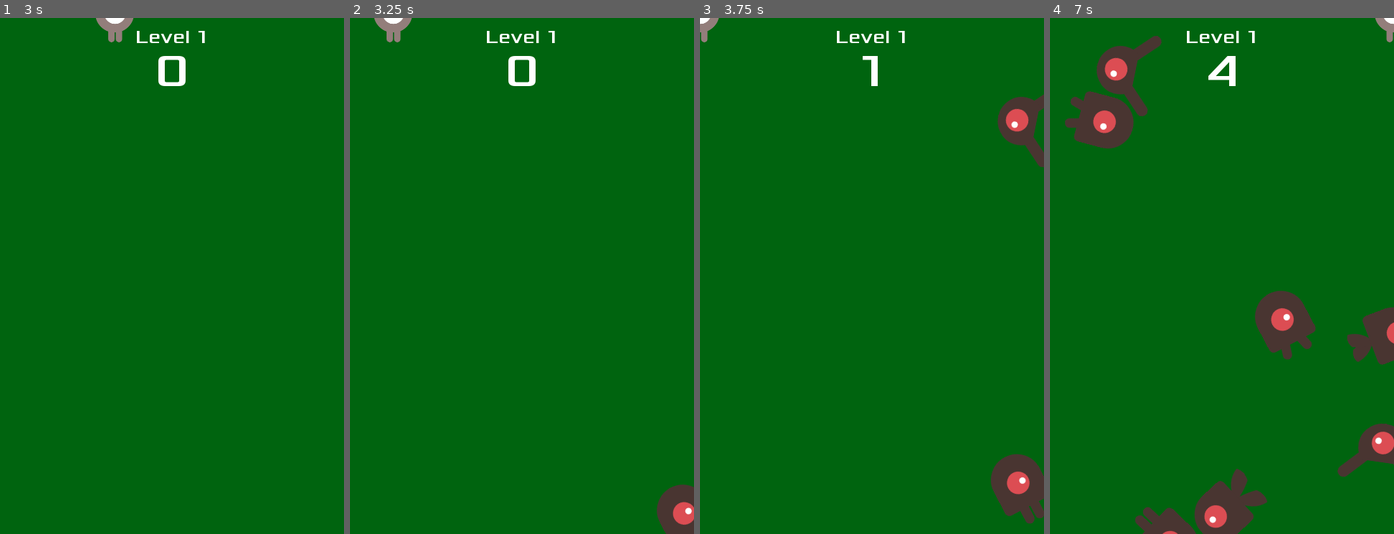
Above: before the commit, frames 1-4 (left to right).
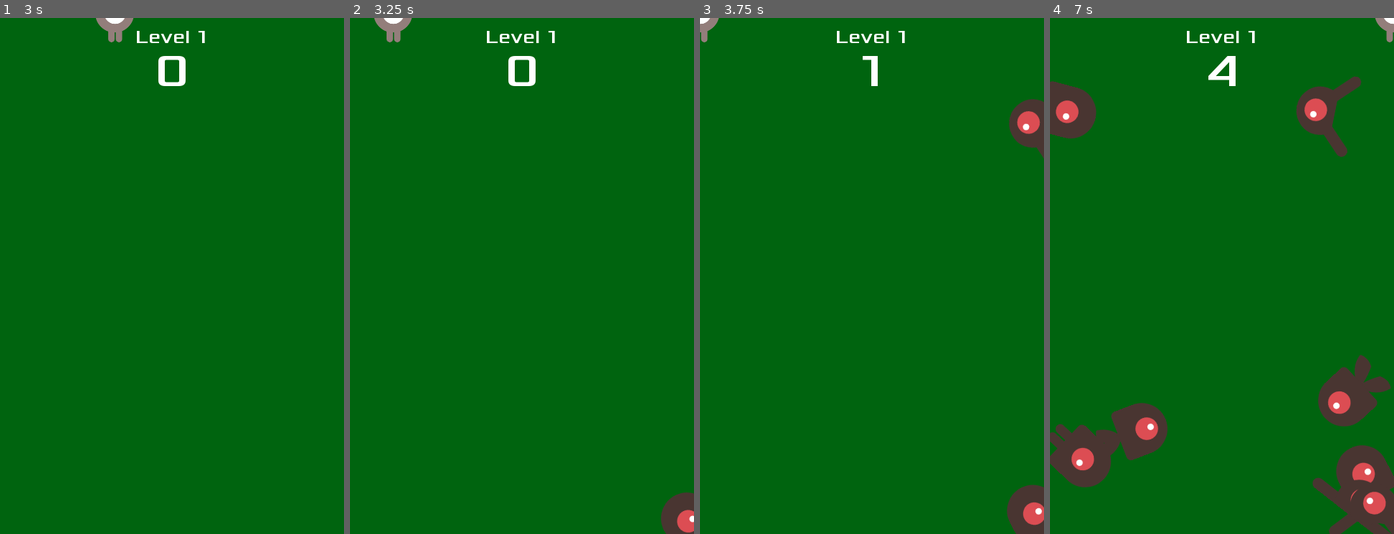
Above: after the commit, the same moments.

Repository: Autotren/dodge
Game: Godot game, scene res://Main.tscn
Two runs of this game, one before a commit and one after it. Both use one fixed random seed, a clock stepped at 60 frames per second and the inputs below.
Inputs:
- Up to frame 1 (3 s): click "START" at 0.5 s; tap Enter at 1.25 s; hold Up (ui_up) 1.28-2.78 s; hold Left (ui_left) from 2.78 s (still down)
- Up to frame 2 (3.25 s): keep holding Left (ui_left)
- Up to frame 3 (3.75 s): keep holding Left (ui_left)
- Up to frame 4 (7 s): release Left (ui_left) at 4.28 s; hold Down (ui_down) 4.28-5.03 s; hold Right (ui_right) 5.03-5.78 s; hold Up (ui_up) 5.78-6.53 s; hold Right (ui_right) from 6.53 s (still down)

Frame 1 is identical in both runs. In frame 2, 0.5% of the frame differs, in the area x 89-100%, y 90-100%; in frame 3, 2.4%; in frame 4, 17%, in the area x 0-100%, y 3-100%.

Commit message:
Implementados niveles

Diff:
--- a/HUD.gd
+++ b/HUD.gd
@@ -1,9 +1,8 @@
 extends CanvasLayer
 
 export var level = 1
-export var scr = 0
 signal start_game
-signal change_level
+
 
 func show_message(text):
 	$Message.text = text
@@ -22,8 +21,8 @@
 	$StartButton.show()
 
 func update_score(score):
-	scr = (score - (level-1)*5)
 	$ScoreLabel.text = str(score)
+	$LevelLabel.text = "Level " + str(get_parent().level)
 
 func _on_StartButton_pressed():
 	$StartButton.hide()
@@ -35,9 +34,8 @@
 func _on_MessageTimer_timeout():
 	$Message.hide()
 
-func _process(delta):
-	if scr == 5:
-		level = level + 1
-		$LevelLabel.text = "Level " + str(level)
-		scr = 0
-		emit_signal("change_level")
+
+
+
+func _on_LevelTimer_timeout():
+	pass # Replace with function body.
--- a/Main.gd
+++ b/Main.gd
@@ -1,7 +1,12 @@
 extends Node
+
+signal change_level
 
 export (PackedScene) var Mob
 var score
+var level
+var min_speed
+var max_speed
 
 func _ready():
 	randomize()
@@ -20,6 +25,7 @@
 	get_tree().call_group("mobs", "queue_free")
 	$Music.stop()
 	$DeathSound.play()
+	$LevelTimer.stop()
 
 func new_game():
 	score = 0
@@ -28,10 +34,14 @@
 	$HUD.update_score(score)
 	$HUD.show_message("Get Ready")
 	$Music.play()
+	level = 1
+	min_speed = 25
+	max_speed = 50
 
 func _on_StartTimer_timeout():
 	$MobTimer.start()
 	$ScoreTimer.start()
+	$LevelTimer.start()
 
 func _on_ScoreTimer_timeout():
 	score += 1
@@ -51,8 +61,16 @@
 	direction += rand_range(-PI / 4, PI / 4)
 	mob.rotation = direction
 	# Set the velocity (speed & direction).
-	mob.linear_velocity = Vector2(rand_range(mob.min_speed, mob.max_speed), 0)
+	mob.linear_velocity = Vector2(rand_range(self.min_speed, self.max_speed), 0)
 	mob.linear_velocity = mob.linear_velocity.rotated(direction)
+	print("Mob speed: min = " + str(self.min_speed) + " max = " + str(self.max_speed))
 
-func change_level():
-	pass
+
+func _on_LevelTimer_timeout():
+	level = level + 1
+	min_speed = 25 * level
+	max_speed = 50 * level
+#	$LevelLabel.text = "Level " + str(level)
+	emit_signal("change_level")
+	$HUD.show_message("Changing Speed!")
+	get_tree().call_group("mobs", "queue_free")
--- a/Main.tscn
+++ b/Main.tscn
@@ -52,9 +52,12 @@
 
 [node name="DeathSound" type="AudioStreamPlayer" parent="."]
 stream = ExtResource( 6 )
+
+[node name="LevelTimer" type="Timer" parent="."]
+wait_time = 10.0
 [connection signal="hit" from="Player" to="." method="game_over"]
 [connection signal="timeout" from="MobTimer" to="." method="_on_MobTimer_timeout"]
 [connection signal="timeout" from="ScoreTimer" to="." method="_on_ScoreTimer_timeout"]
 [connection signal="timeout" from="StartTimer" to="." method="_on_StartTimer_timeout"]
-[connection signal="change_level" from="HUD" to="." method="change_level"]
 [connection signal="start_game" from="HUD" to="." method="new_game"]
+[connection signal="timeout" from="LevelTimer" to="." method="_on_LevelTimer_timeout"]
--- a/Mob.gd
+++ b/Mob.gd
@@ -3,12 +3,15 @@
 # Declare member variables here. Examples:
 # var a = 2
 # var b = "text"
-export var min_speed = 100  # Minimum speed range.
-export var max_speed = 200  # Maximum speed range.
+var min_speed = 25  # Minimum speed range.
+var max_speed = 50  # Maximum speed range.
 
 
 # Called when the node enters the scene tree for the first time.
 func _ready():
+	#    $Timer.connect("timeout", self, "_on_Timer_timeout")
+	get_node("/root/Main").connect("change_level", self, "_on_change_level")
+
 	var mob_types = $AnimatedSprite.frames.get_animation_names()
 	$AnimatedSprite.animation = mob_types[randi() % mob_types.size()]
 
@@ -17,6 +20,14 @@
 #func _process(delta):
 #	pass
 
+func _on_change_level():
+	print("Cambiando nivel, Nivel: "+ str(get_parent().level))
+	min_speed = 25 * (get_parent().level)
+	max_speed = 50 * (get_parent().level)
+	#print("min_speed: "+ str(min_speed))
+	#print("max_speed: "+ str(max_speed))
+
+
 
 func _on_VisibilityNotifier2D_screen_exited():
 	queue_free()
--- a/Mob.tscn
+++ b/Mob.tscn
@@ -10,14 +10,14 @@
 
 [sub_resource type="SpriteFrames" id=1]
 animations = [ {
+"frames": [ ExtResource( 6 ), ExtResource( 2 ) ],
+"loop": true,
+"name": "walk",
+"speed": 3.0
+}, {
 "frames": [ ExtResource( 1 ), ExtResource( 5 ) ],
 "loop": true,
 "name": "swim",
-"speed": 3.0
-}, {
-"frames": [ ExtResource( 6 ), ExtResource( 2 ) ],
-"loop": true,
-"name": "walk",
 "speed": 3.0
 }, {
 "frames": [ ExtResource( 3 ), ExtResource( 4 ) ],
